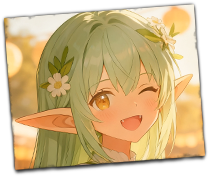
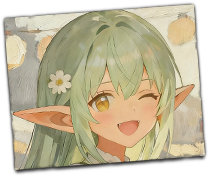
Layered file, before and after one edit (210px x 176px). Changes by layer:
removed layer "WEIYA" from group "Group 1" over [4, 4, 205, 170]
added layer "weiya" in group "Group 1" over [4, 4, 205, 170]